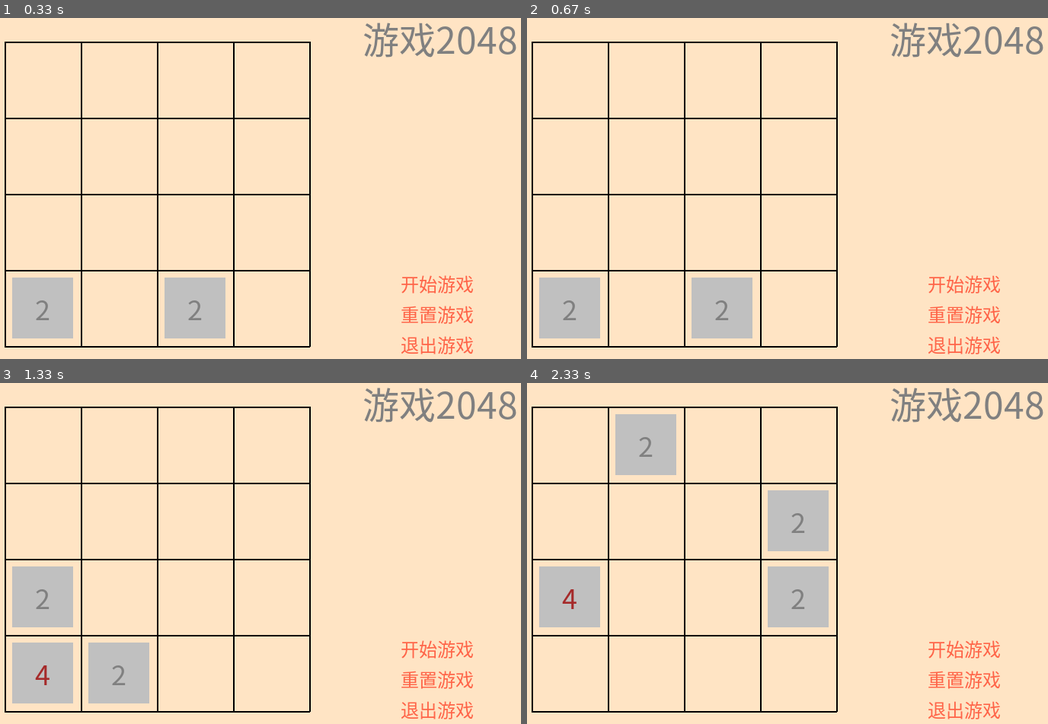
Above: before the commit, frames 1-4 (two rows, left to right).
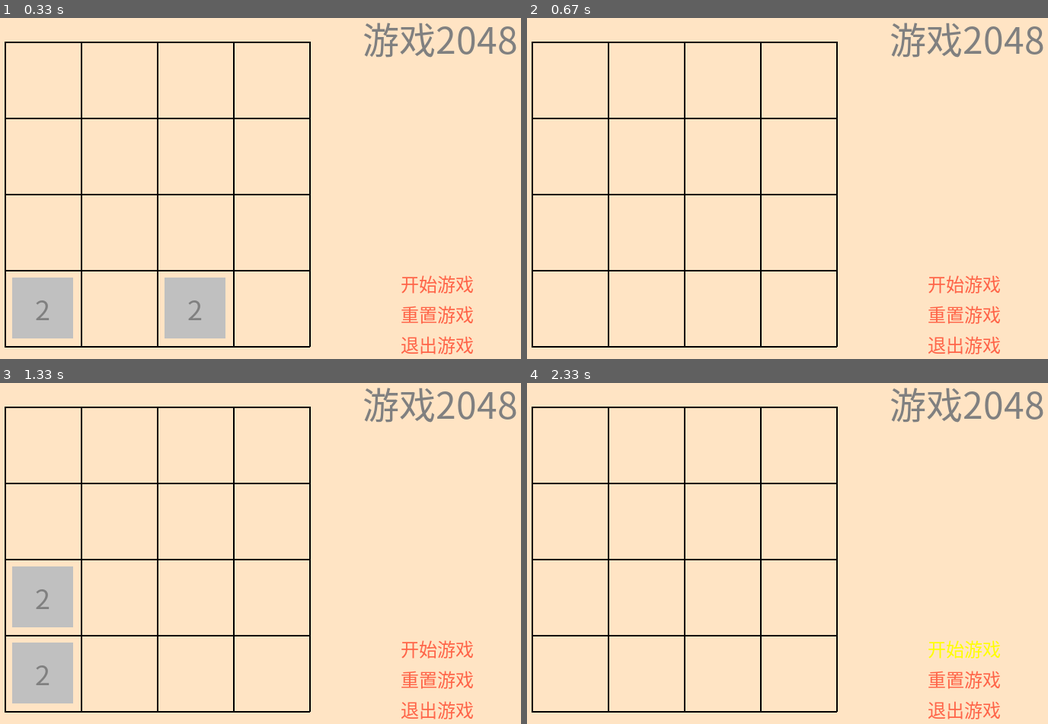
Above: after the commit, the same moments.

Repository: seancheng33/PygameProject
Game: pygame game, started from game2048/game.py
The game is run twice, just before and just after one commit, with the same random seed, the same clock (stepped at 60 frames per second) and the same inputs.
Inputs (mouse positions are in pixels of both pictures, inside the frame that each line leads up to):
- Up to frame 1 (0.33 s): no input
- Up to frame 2 (0.67 s): press the mouse at (964, 283) at 0.37 s; move the mouse to (886, 181) at 0.47 s; release the mouse at (813, 82) at 0.6 s
- Up to frame 3 (1.33 s): tap S at 0.67 s; tap A at 1 s
- Up to frame 4 (2.33 s): tap D at 1.33 s; tap W at 1.67 s; click "开始游戏" at 2.05 s

Frame 1 is identical in both runs. In frame 2, 4.2% of the frame differs, in the area x 2-44%, y 76-94%; in frame 3, 2.2%; in frame 4, 8.7%, in the area x 2-91%, y 9-81%.

Commit message:
添加鼠标事件

Diff:
--- a/game2048/game.py
+++ b/game2048/game.py
@@ -72,7 +72,6 @@
 while random_elem < 2:
     add_elem()
     random_elem += 1
-# print(gameArray)
 
 titleText = titleFont.render('游戏2048', True, COLOR_DICT['gray'])
 titleRect = titleText.get_rect()
@@ -183,5 +182,18 @@
                                 gameArray[i][j] = 0
                 add_elem()
 
+        # 鼠标事件
+        x, y = pygame.mouse.get_pos()
+        pressed = pygame.mouse.get_pressed()
+
+        if btStartRect.collidepoint(x, y):
+            btStartText = normalFont.render('开始游戏', True, COLOR_DICT['yellow'])
+            for event in pressed:
+                if event == 1:
+                    gameArray = [[0 for i in range(WINDOW_BLOCK_NUM)] for j in range(WINDOW_BLOCK_NUM)]  # 初始化的游戏数组
+        else:
+            btStartText = normalFont.render('开始游戏', True, COLOR_DICT['tomato'])
+
+
     pygame.display.update()
     pygame.time.Clock().tick(30)
